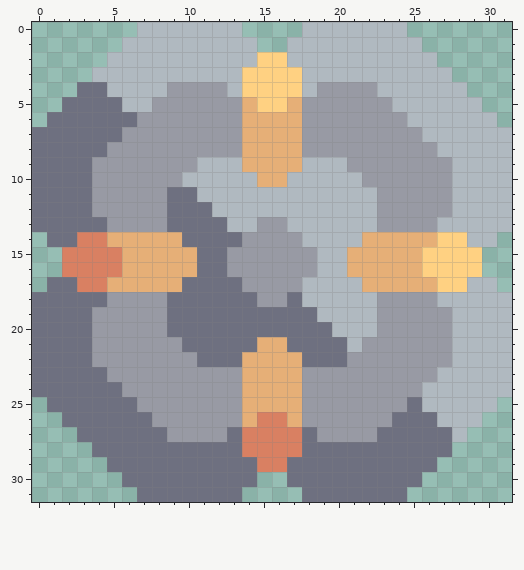
Pixel-art sprite, stored at sprites/blocks/effect/r_storage.png. The picture above is the old version.
The file is 32x32 pixels.
The same view after the edit:
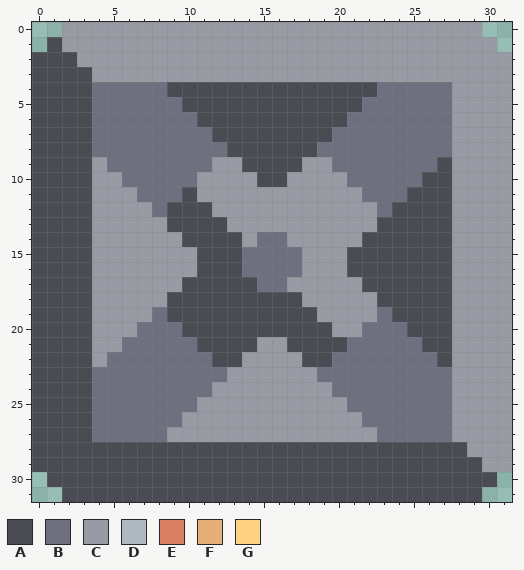
Palette (. is transparent): A #4a4b53  B #6e7080  C #989aa4  D #b0b9c0  E #d98062  F #e6af77  G #ffd182
Difference:
Changed rows in their new state; - is an unchanged pixel.
first column x 0:
 0 --CCCCCCCCCCCCCCCCCCCCCCCCCCCC--
 1 -ACCCCCCCCCCCCCCCCCCCCCCCCCCCCC-
 2 AAACCCCCCCCCCCCCCCCCCCCCCCCCCCCC
 3 AAAACCCCCCCCCCCCCCCCCCCCCCCCCCCC
 4 AAAA-BBBBAAAAAAAAAAAAAABBBBBCCCC
 5 AAAA--BBBBAAAAAAAAAAAABBBBBBCCCC
 6 AAAA---BBBBAAAAAAAAAABBBBBBBCCCC
 7 AAAA--BBBBBBAAAAAAAABBBBBBBBCCCC
 8 AAAA-BBBBBBBBAAAAAABBBBBBBBBCCCC
 9 AAAA-BBBBBBBCCAAAACCBBBBBBBACCCC
10 AAAA--BBBBBCCCCAACCCCBBBBBAACCCC
11 AAAA---BB-ACCCCCCCCCCCBBBAAACCCC
12 AAAA----BAAACCCCCCCCCCCBAAAACCCC
13 AAAAC----AAAACC--CCCCCCAAAAACCCC
14 AAAACCCCCCAAAA-BB-CCCCAAAAAACCCC
15 AAAACCCCCCCAAABBBB-CCAAAAAAACCCC
16 AAAACCCCCCCAAABBBB-CCAAAAAAACCCC
17 AAAACCCCCCAAAAABB-CCCCAAAAAACCCC
18 AAAAC----AAAAAAAAACCCCCAAAAACCCC
19 AAAA----BAAAAAAAAAACCCCBAAAACCCC
20 AAAA---BB-AAAAAAAAAACCBBBAAACCCC
21 AAAA--BBBB-AAAACCAAAABBBBBAACCCC
22 AAAA-BBBBBB-AACCCCAA-BBBBBBACCCC
23 AAAA-BBBBBBBB-CCCC-BBBBBBBBBCCCC
24 AAAA--BBBBBB--CCCC--BBBBBBBBCCCC
25 AAAA---BBBB---CCCC---BBBB-BBCCCC
26 AAAA----BB----CCCC----BB---BCCCC
27 AAAA---------CCCCCC---------CCCC
28 AAAAAAAAAAAAAAAAAAAAAAAAAAAAACCC
29 AAAAAAAAAAAAAAAAAAAAAAAAAAAAAACC
30 -AAAAAAAAAAAAAAAAAAAAAAAAAAAAAA-
31 --AAAAAAAAAAAAAAAAAAAAAAAAAAAA--
Pixel boxes of the changes (left, top, right, bottom) in both pictures:
changed: (32, 22, 512, 502)
